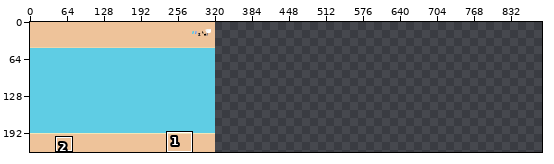
Pixel-art file, stored at Assets/resources/background.aseprite. Above: a wide view before the commit, with the close-up outlined.
Close-up. First the earlier version:
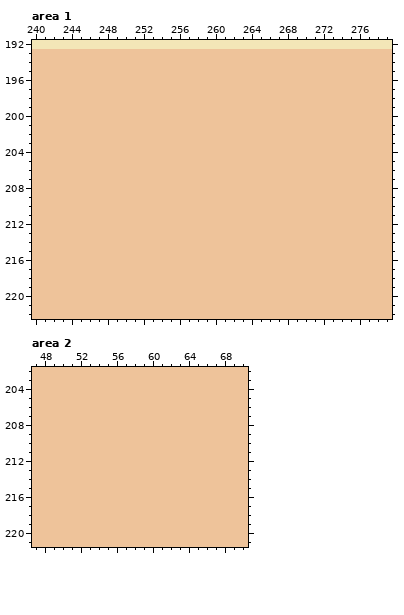
885x224 pixels, 1 frame. Shown: area 1: x 240..279, y 192..222; area 2: x 47..70, y 202..221. The commit also changed other parts of the picture, which this record leaves out.
After:
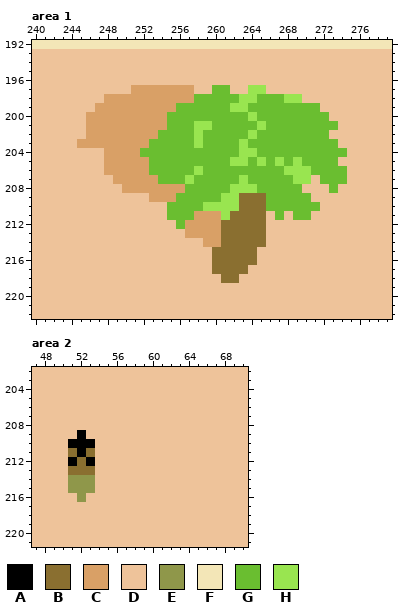
Palette (. is transparent): A #000000  B #8a6f30  C #d9a066  D #eec39a  E #8f974a  F #f3e6b7  G #6abe30  H #99e550
Diff:
Area 1, layer "Layer 4":
Colour D becomes colour B in rows 209 to 210 at x 263 to 265; in row 211 at x 262 to 265; in rows 212 to 214 at x 261 to 265; in rows 215 to 216 at x 260 to 264; in row 217 at x 260 to 263; in row 218 at x 261 to 262.
Colour D becomes colour C in row 197 at x 251 to 257; in row 198 at x 248 to 257; in row 199 at x 247 to 255; in rows 200 to 201 at x 246 to 254; in row 202 at x 246 to 253; in row 203 at x 245 to 252.
Colour D becomes colour C in row 204 at x 248 to 251; in rows 205 to 206 at x 248 to 252; in row 207 at x 249 to 253; in row 208 at x 250 to 256; in row 209 at x 253 to 255; in row 211 at x 258 to 260.
Colour D becomes colour C in rows 212 to 213 at x 257 to 260; in row 214 at x 259 to 260.
Colour D becomes colour G in row 197 at x 260 to 261; in row 198 at x 258 to 262 and 265 to 267; in row 199 at x 256 to 261 and 264 to 271; in row 200 at x 255 to 263 and 265 to 272; in row 201 at x 255 to 257, 260 to 264 and 266 to 273; in row 202 at x 254 to 257, 259 to 263 and 265 to 272.
Colour D becomes colour G in row 203 at x 253 to 257, 259 to 262 and 264 to 273; in row 204 at x 252 to 262 and 265 to 274; in row 205 at x 253 to 261, 264, 266, 268 and 270 to 273; in row 206 at x 253 to 257, 259 to 267 and 271 to 274; in row 207 at x 254 to 256, 258 to 262, 264 to 268 and 272 to 274; in row 208 at x 257 to 261, 265 to 269 and 273.
Colour D becomes colour G in row 209 at x 256 to 260 and 266 to 270; in row 210 at x 255 to 258 and 266 to 271; in row 211 at x 255 to 257, 267 and 269 to 270; in row 212 at x 256.
Colour D becomes colour H in row 197 at x 264 to 265; in row 198 at x 263 to 264 and 268 to 269; in row 199 at x 262 to 263; in row 200 at x 264; in row 201 at x 258 to 259 and 265; in row 202 at x 258 and 264.
Colour D becomes colour H in row 203 at x 258 and 263; in row 204 at x 263 to 264; in row 205 at x 262 to 263, 265, 267 and 269; in row 206 at x 258 and 268 to 270; in row 207 at x 257, 263 and 269 to 270; in row 208 at x 262 to 264.
Colour D becomes colour H in row 209 at x 261 to 262; in row 210 at x 259 to 262; in row 211 at x 261.
Area 2, layer "Layer 1":
Colour D becomes colour A in row 209 at x 52; in row 210 at x 51 to 53; in row 211 at x 52; in row 212 at x 51 and 53.
Colour D becomes colour B in row 211 at x 51 and 53; in row 212 at x 52; in row 213 at x 51 to 53.
Colour D becomes colour E in rows 214 to 215 at x 51 to 53; in row 216 at x 52.
Changed places in both close-ups, as pixel boxes (x1, y1, x2, y2):
changed: (77, 85, 347, 283)
changed: (68, 430, 95, 502)
